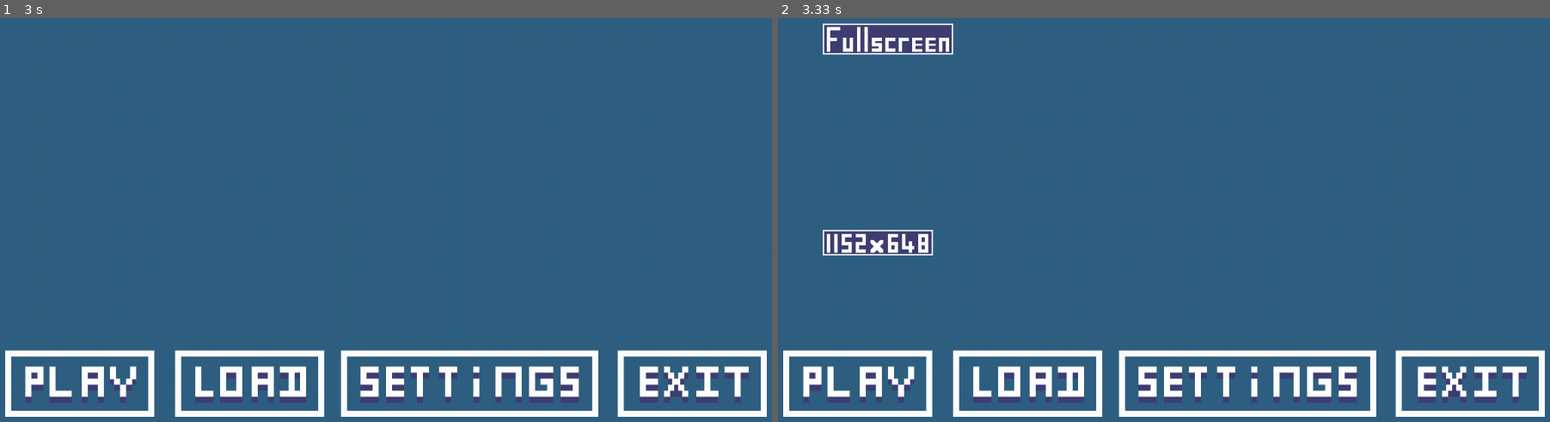
Above: before the commit, frames 1-2 (left to right).
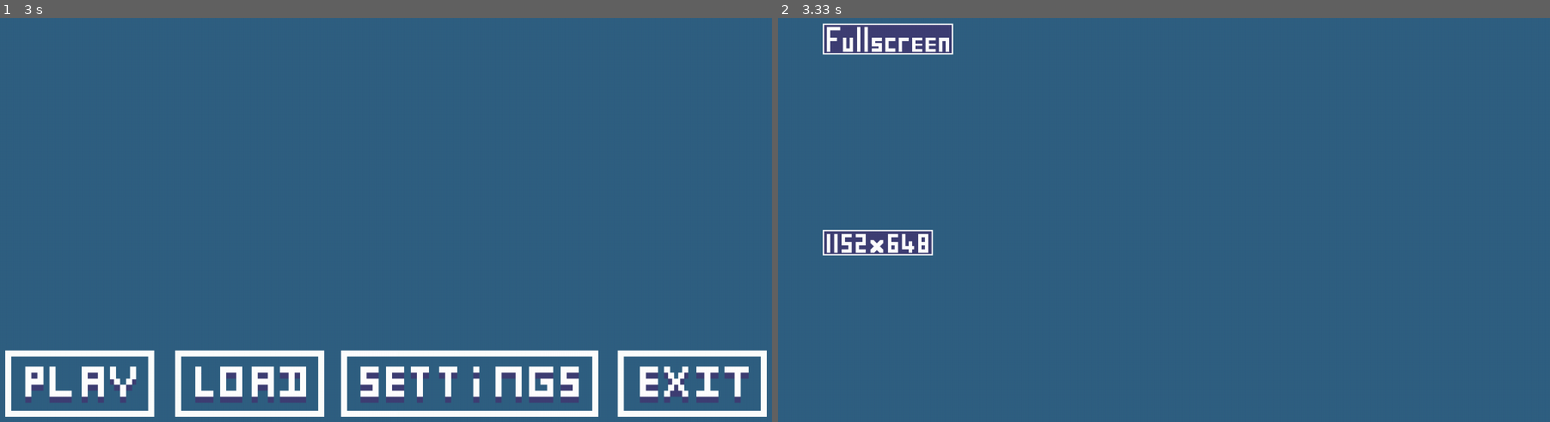
Above: after the commit, the same moments.

Repository: ale12d/pygame_project_1
Game: pygame game, started from main.py
Two runs of this game, one before a commit and one after it. Both use one fixed random seed, a clock stepped at 60 frames per second and the inputs below.
Inputs (mouse positions are in pixels of both pictures, inside the frame that each line leads up to):
- Up to frame 1 (3 s): click (77, 385) at 0.38 s; click (247, 385) at 1.72 s
- Up to frame 2 (3.33 s): click (1248, 385) at 3.28 s

Frame 1 is identical in both runs. In frame 2, 7.5% of the frame differs, in the area x 0-100%, y 82-99%.

Commit message:
Main menu hidden fix in settings

Diff:
--- a/controllers/main_menu.py
+++ b/controllers/main_menu.py
@@ -15,27 +15,31 @@
         keyboard = Keyboard(self.event)
         keyboard.arrow_keys()
 
-        main_menu = MainMenu()
-        play_button, load_button, settings_button, exit_button = main_menu.display(screen)
+        if self.in_settings is False:
+            main_menu = MainMenu()
+            play_button, load_button, settings_button, exit_button = main_menu.display(screen)
 
-        if play_button.collidepoint((mx, my)):
-            click = mouse.click_check()
-            if click:
-                MainMenuController.play(self)
-        if load_button.collidepoint((mx, my)):
-            click = mouse.click_check()
-            if click:
-                MainMenuController.load(self)
-        if settings_button.collidepoint((mx, my)) or self.in_settings:
-            click = mouse.click_check()
-            if click or self.in_settings:
-                MainMenuController.settings(self, screen, mx, my, mouse)
-        if exit_button.collidepoint((mx, my)):
-            click = mouse.click_check()
-            if click:
-                MainMenuController.quit(self)
+            if play_button.collidepoint((mx, my)):
+                click = mouse.click_check()
+                if click:
+                    MainMenuController.play(self)
+            if load_button.collidepoint((mx, my)):
+                click = mouse.click_check()
+                if click:
+                    MainMenuController.load(self)
+            if settings_button.collidepoint((mx, my)):
+                click = mouse.click_check()
+                if click:
+                    MainMenuController.settings(self, screen, mx, my, mouse)
+            if exit_button.collidepoint((mx, my)):
+                click = mouse.click_check()
+                if click:
+                    MainMenuController.quit(self)
 
-        return self.in_settings
+            return self.in_settings
+
+        else:
+            MainMenuController.settings(self, screen, mx, my, mouse)
 
     def play(self):
         pass
--- a/views/main_menu.py
+++ b/views/main_menu.py
@@ -46,6 +46,7 @@
         pass
 
     def display(self, screen):
+        screen.fill((48, 96, 130))
         fullscreen_img = pygame.image.load('medias/settings_fullscreen_btn.png').convert_alpha()
         resolution_1_img = pygame.image.load('medias/settings_resolution_1_btn.png').convert_alpha()
         fullscreen_img_button = MainMenu.button(self, screen, (-40, 0), fullscreen_img)
